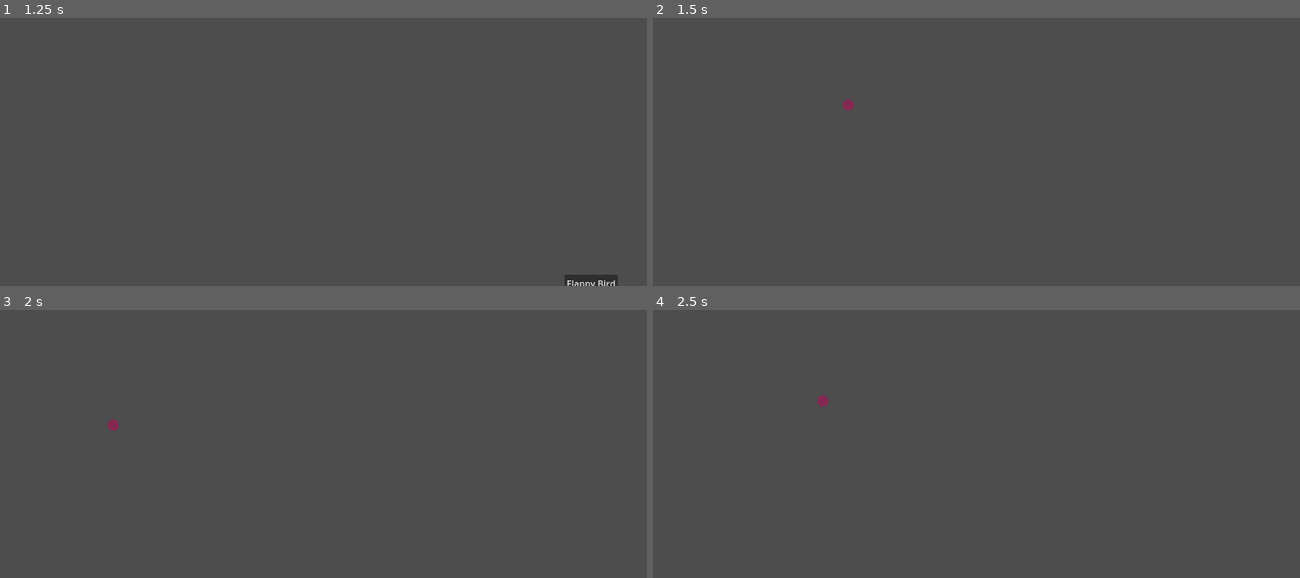
Above: before the commit, frames 1-4 (two rows, left to right).
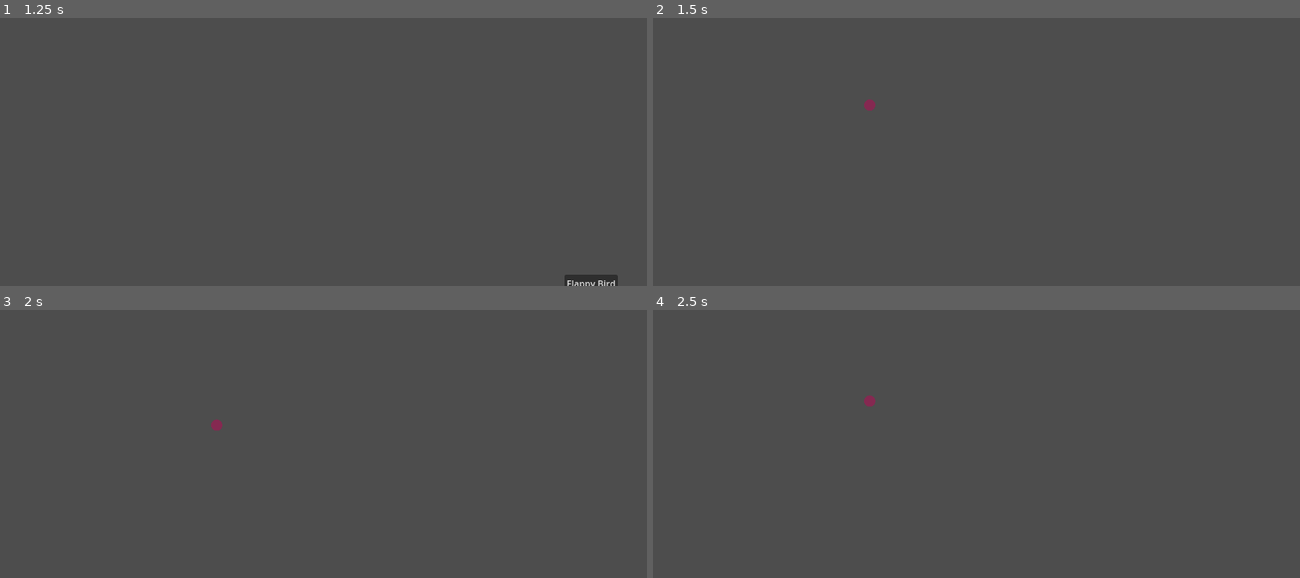
Above: after the commit, the same moments.

Repository: Greeenny/Twenty-Game-Challenge
Game: Godot game, scene res://Main/main.tscn
The game is run twice, just before and just after one commit, with the same random seed, the same clock (stepped at 60 frames per second) and the same inputs. The engine's default icon, where the game draws it, is replaced by a stand-in: a white triangle on a blue panel in a dark square.
Inputs (mouse positions are in pixels of both pictures, inside the frame that each line leads up to):
- Up to frame 1 (1.25 s): tap Enter at 0.5 s; move the mouse to (465, 85) at 0.52 s; hold D (right) from 0.53 s (still down); hold Space (space_bar) from 0.53 s (still down)
- Up to frame 2 (1.5 s): release D (right) at 1.25 s; release Space (space_bar) at 1.25 s; click "Flappy Bird" at 1.25 s
- Up to frame 3 (2 s): no input
- Up to frame 4 (2.5 s): tap Space (space_bar) at 2 s; move the mouse to (847, 414) at 2.02 s; hold S (down) from 2.03 s (still down); tap ` (tilde_key) at 2.1 s

Frame 1 is identical in both runs. In frame 2, 0.1% of the frame differs, in the area x 29-35%, y 30-35%; in frame 3, 0.1%; in frame 4, 0.1%.

Commit message:
Camera Follow Functionality
added camera follow to the player. Needs adjusting when obstacles are in view.

Diff:
--- a/FlappyBird/Player.gd
+++ b/FlappyBird/Player.gd
@@ -19,8 +19,9 @@
 @export_range(0,1,0.01) var camera_offset_ratio : float
 @export_range(0,1,0.01) var camera_follow_ratio : float
 var camera_offset : float
-var camera_follow_velocity : float = 0
-
+@export_range(0,100,0.1) var camera_follow_speed : float = 10
+var camera_initial_position : Vector2
+var camera_initial_distance_to_player : float
 enum STATE{FALLING,JUMPING,DASHING}
 var state = STATE.FALLING
 var accelleration = Vector2.ZERO
@@ -40,6 +41,8 @@
 	camera_offset = get_viewport_rect().size.x/2*camera_offset_ratio
 	$Camera2D.move_local_x(camera_offset)
 	$Camera2D.set_as_top_level(true)
+	camera_initial_position = $Camera2D.get_position()
+	camera_initial_distance_to_player = get_global_position().x - $Camera2D.get_global_position().x
 
 
 func set_top_of_screen_y(input_y):
@@ -112,9 +115,34 @@
 	queue_redraw()
 
 	# Camera follow mechanic
-	var distance_to_camera = $Camera2D.get_global_position().x - self.get_global_position().x
-	camera_follow_velocity = velocity.x
-	$Camera2D.move_local_x(distance_to_camera*delta)
+	# Calculate distance to player, then use that to find distance to rest.
+	var camera_current_distance_to_player = get_global_position().x - $Camera2D.get_global_position().x
+	var camera_difference_from_rest = camera_initial_distance_to_player - camera_current_distance_to_player
+
+	# Ensuring we don't divide by 0, and for efficiency, check if the camera should move
+	# iff the camera is not where it should be.
+	if camera_difference_from_rest != 0:
+		# Get a ratio (which we turn positive) which I find easier to "balance".
+		var camera_ratio_from_rest = -(camera_difference_from_rest/column_spacing)
+		# If the ratio is such that the camera has "over-adjusted", we hard set the camera to sit
+		# at rest.
+		if camera_ratio_from_rest < 0:
+			# Set ratio = 0
+			camera_follow_ratio = 0
+			# x = player_position + camera_initial distance from player
+			# y = current_camera y position
+			var current_rest_position = Vector2(get_global_position().x + camera_initial_position.x,$Camera2D.get_global_mouse_position().y)
+			$Camera2D.set_global_position(current_rest_position)
+			camera_difference_from_rest = 0
+		elif camera_ratio_from_rest < 0.33:
+			camera_follow_ratio = 1
+			$Camera2D.move_local_x(camera_follow_ratio*camera_follow_speed)
+		else:
+			camera_follow_ratio = 2
+			$Camera2D.move_local_x(camera_follow_ratio*camera_follow_speed)
+
+
+	#$Camera2D.move_local_x(camera_follow_velocity)
 
 
 
